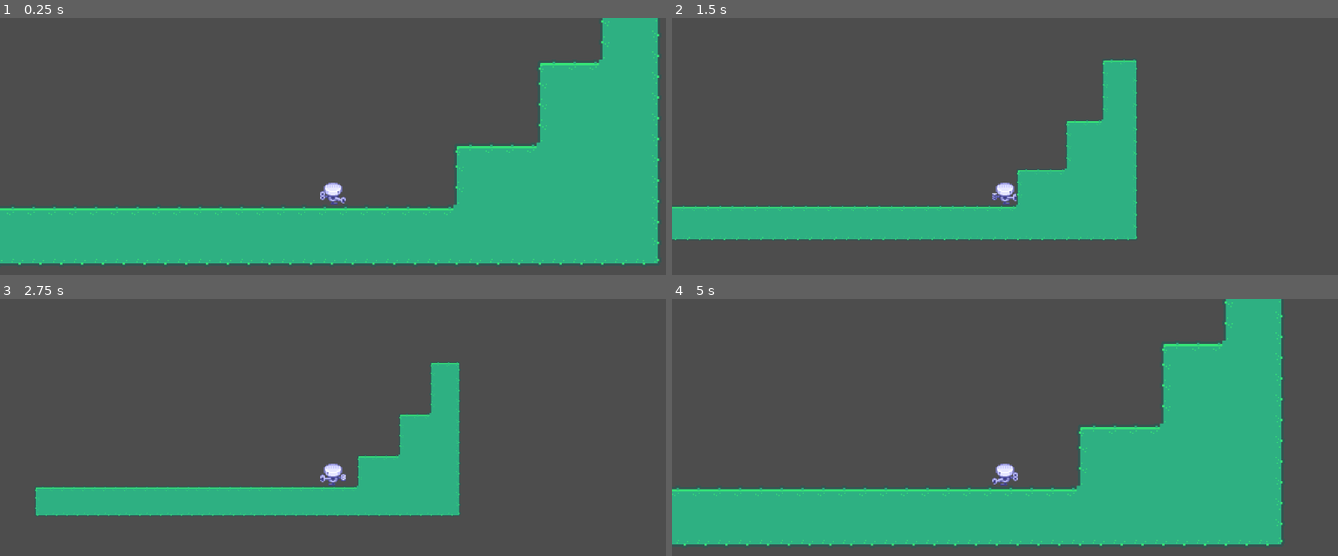
Above: before the commit, frames 1-4 (two rows, left to right).
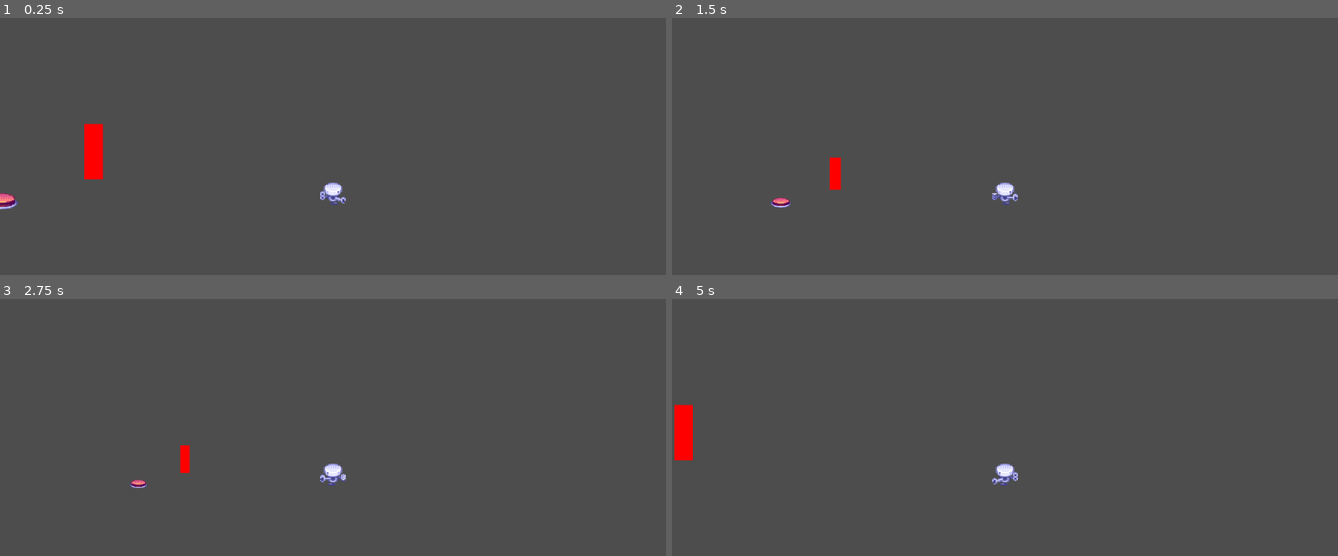
Above: after the commit, the same moments.

Repository: MichaelsMilk/Game-Jam
Game: Godot game, scene res://Scenes/Game.tscn
Same seed, same stepped clock (60 frames per second), same inputs: the game is played once before the commit and once after it.
Inputs:
- Up to frame 1 (0.25 s): no input
- Up to frame 2 (1.5 s): hold D (right) from 0.53 s (still down); tap E (grow) at 0.6 s; tap Space (jump) at 0.77 s; tap Q (shrink) at 1.35 s
- Up to frame 3 (2.75 s): tap Space (jump) at 1.52 s; release D (right) at 2.03 s; hold A (left) from 2.03 s (still down); tap E (grow) at 2.1 s
- Up to frame 4 (5 s): release A (left) at 2.78 s; hold D (right) 2.78-4.28 s; tap Q (shrink) at 2.85, 4.35 s; tap Space (jump) at 3.02, 3.77, 4.52 s; tap E (grow) at 3.6 s; hold A (left) from 4.28 s (still down)

The runs differ from the first frame. In frame 1, 39% of the frame differs, in the area x 0-100%, y 0-97%; in frame 2, 16%; in frame 3, 12%; in frame 4, 37%.

Commit message:
Button

Diff:
--- a/Game/Scenes/Game.tscn
+++ b/Game/Scenes/Game.tscn
@@ -1,7 +1,9 @@
-[gd_scene load_steps=3 format=3 uid="uid://ceifhjearqqb"]
+[gd_scene load_steps=5 format=3 uid="uid://ceifhjearqqb"]
 
 [ext_resource type="PackedScene" uid="uid://bgnf8dtqgqgnr" path="res://Scenes/player.tscn" id="1_xvl16"]
 [ext_resource type="PackedScene" uid="uid://bft20i1hi3nwx" path="res://Scenes/tilemap.tscn" id="2_ixxdo"]
+[ext_resource type="PackedScene" uid="uid://dvfe3c5s303py" path="res://Scenes/button.tscn" id="3_i67vp"]
+[ext_resource type="PackedScene" uid="uid://dpsh6xfmfqmcd" path="res://Scenes/buttonpart.tscn" id="4_mvfwx"]
 
 [node name="Node2D" type="Node2D"]
 
@@ -14,5 +16,15 @@
 [node name="Tilemaps" type="Node" parent="."]
 
 [node name="TileMap" parent="Tilemaps" instance=ExtResource("2_ixxdo")]
+z_index = -100
 position = Vector2(-4, 4)
 layer_0/tile_data = PackedInt32Array(131076, 1179649, 2, 65540, 1179649, 1, 4, 1179649, 0, 131075, 1179649, 2, 65539, 1 …(3701 unchanged characters)…
+
+[node name="Button" parent="." instance=ExtResource("3_i67vp")]
+position = Vector2(-288, 7)
+
+[node name="StaticBody2D" parent="." instance=ExtResource("4_mvfwx")]
+position = Vector2(-207, -18)
+metadata/button = NodePath("../Button")
+
+[connection signal="press" from="Button" to="StaticBody2D" method="_on_button_press"]
--- a/Game/Scenes/button.tscn
+++ b/Game/Scenes/button.tscn
@@ -1,20 +1,21 @@
-[gd_scene load_steps=7 format=3 uid="uid://dvfe3c5s303py"]
+[gd_scene load_steps=8 format=3 uid="uid://dvfe3c5s303py"]
 
-[ext_resource type="Texture2D" uid="uid://d21885cld31qu" path="res://Assets/button.png" id="1_gysdh"]
+[ext_resource type="Script" path="res://Scripts/button.gd" id="1_5uagy"]
+[ext_resource type="Texture2D" uid="uid://b525ds27n3rcn" path="res://Assets/buttons.png" id="2_unber"]
 
-[sub_resource type="AtlasTexture" id="AtlasTexture_dba2x"]
-atlas = ExtResource("1_gysdh")
-region = Rect2(16, 0, 16, 16)
+[sub_resource type="AtlasTexture" id="AtlasTexture_2oqv6"]
+atlas = ExtResource("2_unber")
+region = Rect2(0, 0, 48, 48)
 
-[sub_resource type="AtlasTexture" id="AtlasTexture_bk66r"]
-atlas = ExtResource("1_gysdh")
-region = Rect2(0, 0, 16, 16)
+[sub_resource type="AtlasTexture" id="AtlasTexture_udyus"]
+atlas = ExtResource("2_unber")
+region = Rect2(48, 0, 48, 48)
 
 [sub_resource type="SpriteFrames" id="SpriteFrames_kya54"]
 animations = [{
 "frames": [{
 "duration": 1.0,
-"texture": SubResource("AtlasTexture_dba2x")
+"texture": SubResource("AtlasTexture_2oqv6")
 }],
 "loop": true,
 "name": &"pushed",
@@ -22,7 +23,7 @@
 }, {
 "frames": [{
 "duration": 1.0,
-"texture": SubResource("AtlasTexture_bk66r")
+"texture": SubResource("AtlasTexture_udyus")
 }],
 "loop": true,
 "name": &"rest",
@@ -35,20 +36,25 @@
 [sub_resource type="RectangleShape2D" id="RectangleShape2D_o30om"]
 size = Vector2(12, 3)
 
-[node name="StaticBody2D" type="StaticBody2D"]
+[node name="Button" type="StaticBody2D"]
+script = ExtResource("1_5uagy")
 
 [node name="AnimatedSprite2D" type="AnimatedSprite2D" parent="."]
-position = Vector2(0, -8)
+position = Vector2(0, -12)
 sprite_frames = SubResource("SpriteFrames_kya54")
-animation = &"rest"
+animation = &"pushed"
 autoplay = "rest"
 
 [node name="CollisionShape2D" type="CollisionShape2D" parent="."]
 position = Vector2(0, -2)
 shape = SubResource("RectangleShape2D_m3agq")
+disabled = true
 
 [node name="Area2D" type="Area2D" parent="."]
 
 [node name="CollisionShape2D" type="CollisionShape2D" parent="Area2D"]
 position = Vector2(0, -5.5)
 shape = SubResource("RectangleShape2D_o30om")
+
+[connection signal="body_entered" from="Area2D" to="." method="_on_area_2d_body_entered"]
+[connection signal="body_exited" from="Area2D" to="." method="_on_area_2d_body_exited"]
--- /dev/null
+++ b/Game/Scenes/buttonpart.tscn
@@ -0,0 +1,21 @@
+[gd_scene load_steps=4 format=3 uid="uid://dpsh6xfmfqmcd"]
+
+[ext_resource type="Script" path="res://Scripts/buttonpart.gd" id="1_8axiy"]
+[ext_resource type="Texture2D" uid="uid://c8nsnufiv2inp" path="res://Assets/blank square.png" id="1_q28km"]
+
+[sub_resource type="RectangleShape2D" id="RectangleShape2D_8k7cr"]
+size = Vector2(16, 48)
+
+[node name="StaticBody2D" type="StaticBody2D"]
+script = ExtResource("1_8axiy")
+metadata/button = NodePath("")
+
+[node name="Sprite2D" type="Sprite2D" parent="."]
+modulate = Color(1, 0, 0, 1)
+position = Vector2(0, -24)
+scale = Vector2(1, 3)
+texture = ExtResource("1_q28km")
+
+[node name="CollisionShape2D" type="CollisionShape2D" parent="."]
+position = Vector2(0, -24)
+shape = SubResource("RectangleShape2D_8k7cr")
--- /dev/null
+++ b/Game/Scripts/button.gd
@@ -0,0 +1,33 @@
+extends StaticBody2D
+
+
+@onready var sprite = $AnimatedSprite2D
+@onready var buttonArea = $Area2D
+@onready var player = %Player
+
+signal press
+signal unpress
+var pressed = false
+
+# Called when the node enters the scene tree for the first time.
+func _ready():
+	pass # Replace with function body.
+
+
+# Called every frame. 'delta' is the elapsed time since the previous frame.
+func _process(delta):
+	pass
+
+
+func _on_area_2d_body_entered(body):
+	if body == player:
+		sprite.play("pushed")
+		press.emit()
+		pressed = not pressed
+
+
+func _on_area_2d_body_exited(body):
+	if body == player:
+		sprite.play("rest")
+		unpress.emit()
+		#pressed = false
--- /dev/null
+++ b/Game/Scripts/buttonpart.gd
@@ -0,0 +1,15 @@
+extends StaticBody2D
+
+@onready var button = get_node(get_meta("button"))
+@onready var sprite = $Sprite2D
+@onready var collision_shape_2d = $CollisionShape2D
+
+
+
+func _physics_process(delta):
+	if button.pressed:
+		sprite.modulate.a = 0.5
+		collision_shape_2d.disabled = true
+	else:
+		sprite.modulate.a = 1
+		collision_shape_2d.disabled = false
--- a/Game/Scripts/player.gd
+++ b/Game/Scripts/player.gd
@@ -1,8 +1,9 @@
 extends CharacterBody2D
 
 
-const SPEED = 250.0
+const SPEED = 40.0
 const JUMP_VELOCITY = -400.0
+const friction = 0.2
 @onready var camera = $Camera2D
 @onready var sprite = $AnimatedSprite2D
 
@@ -37,6 +38,7 @@
 		size = newSize
 		scale = Vector2.ONE * size
 		camera.zoom = Vector2.ONE * 2 / size
+		velocity = Vector2.ZERO
 
 	if sizeChange == 1:
 		if not is_on_floor():
@@ -47,9 +49,11 @@
 			velocity.y = JUMP_VELOCITY * size
 
 		var direction = Input.get_axis("left", "right")
-		velocity.x = direction * SPEED * size
+		velocity.x += direction * SPEED * size
 
 		if direction != 0:
 			sprite.flip_h = direction == -1
 
 		move_and_slide()
+
+		velocity.x *= 1 - friction
Binary file added: Game/Assets/blank square.png
Not shown, added: Game/Assets/blank square.png.import
Binary file added: Game/Assets/buttons.png
Not shown, added: Game/Assets/buttons.png.import
Binary file changed: Game/Assets/tilemap_packed.png
Binary file added: Game/Scenes/buttons.png
Not shown, added: Game/Scenes/buttons.png.import
